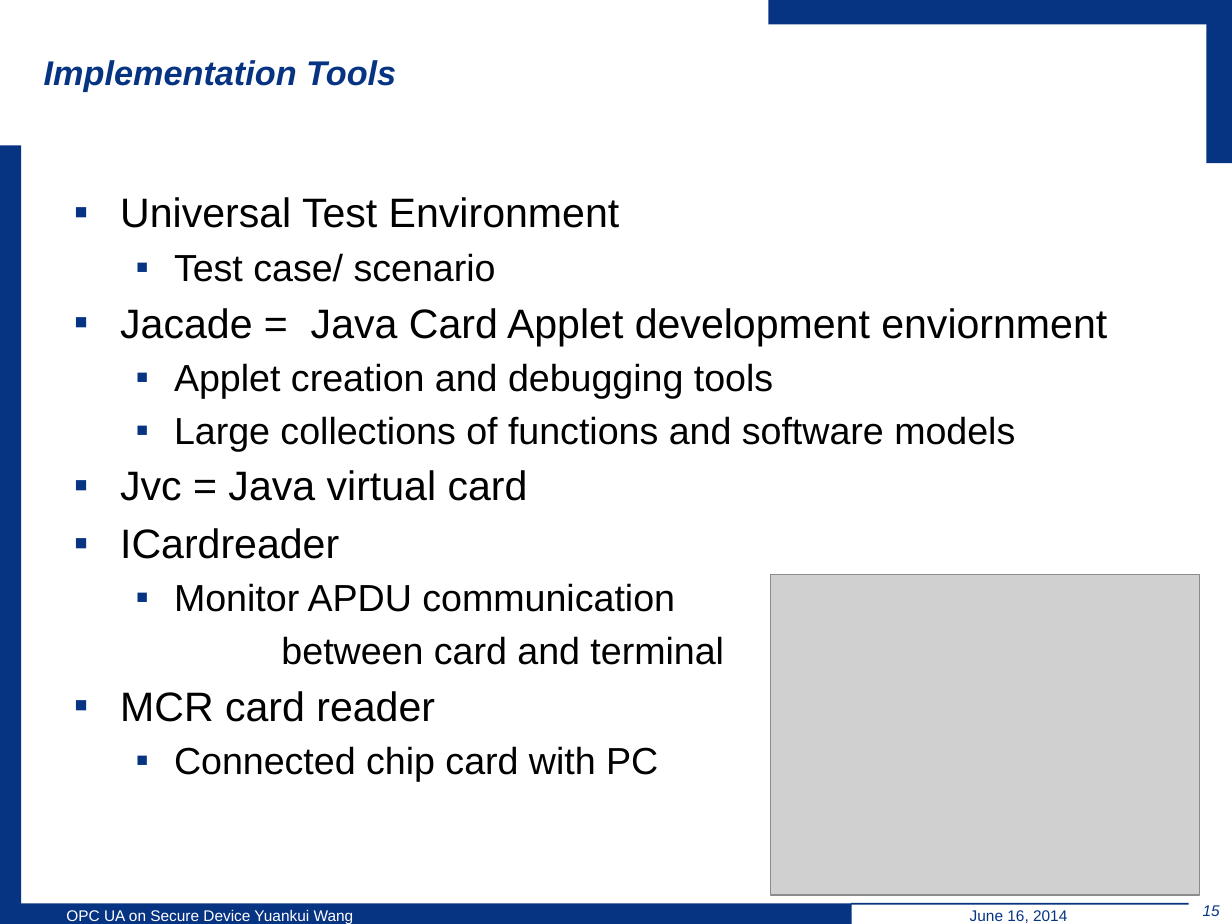
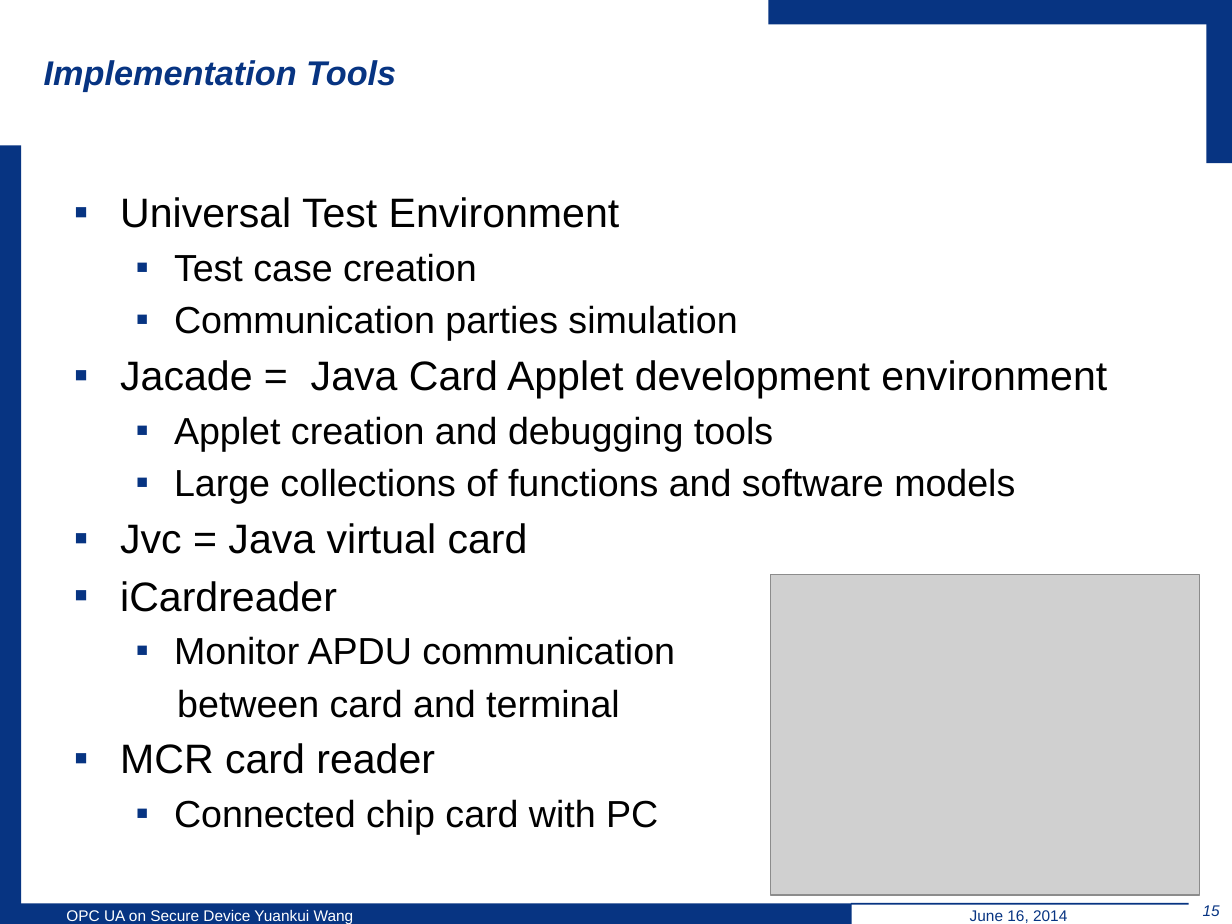
Before and after one commit to wsuetholz/opc-ua-wangyk-upb-morpho, a slide deck: slide 15 of ppt/6-18/Yuankui Wang Presentation 18 06.pptx. Drawn at 1232x924 pixels with LibreOffice and Linux fonts; fonts in the diff are those of the drawing; grey boxes stand for pictures; background and template pictures are left out. Boxes give left, top, right and bottom in pixels: in the first picture for what was removed or moved away, otherwise in the second. Text is boxed around its words. In the diff, an @@ line names an element or a change of style, - is before the commit and + after.

```diff
--- a/ppt/6-18/Yuankui Wang Presentation 18 06.pptx
+++ b/ppt/6-18/Yuankui Wang Presentation 18 06.pptx
@@ text at [120,253,1107,399]: text changed; size 24 to 22 pt @@
-  ▪ Test case/ scenario
-▪ Jacade = Java Card Applet development enviornment
+  ▪ Test case creation
+  ▪ Communication parties simulation
+▪ Jacade = Java Card Applet development environment
@@ text at [120,581,337,612]: text changed @@
-▪ ICardreader
+▪ iCardreader
```
Also in this commit, not shown: 3 other slides changed.
